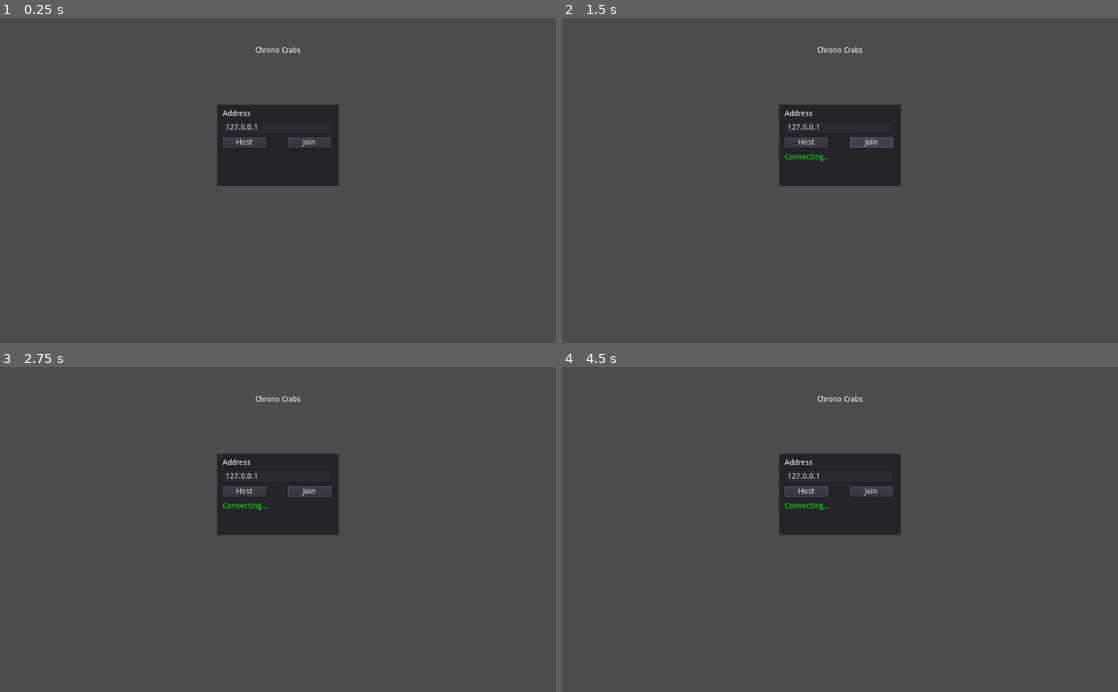
Above: before the commit, frames 1-4 (two rows, left to right).
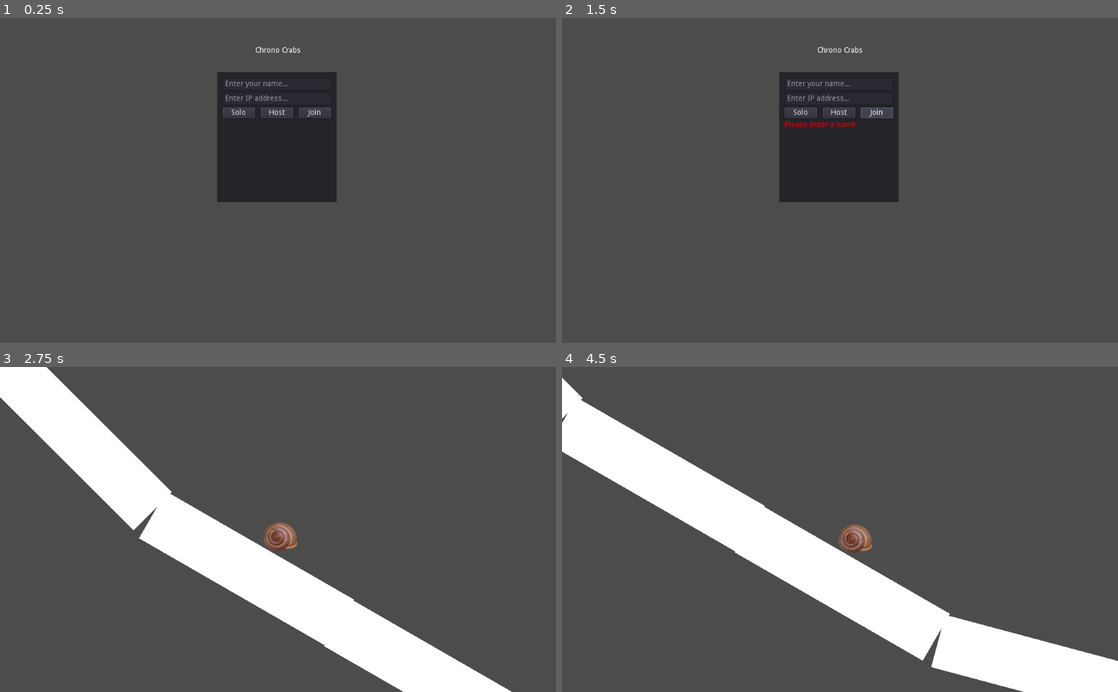
Above: after the commit, the same moments.

Repository: textrivers/chrono-crabs
Game: Godot game, scene res://Scenes/Lobby.tscn
Same seed, same stepped clock (60 frames per second), same inputs: the game is played once before the commit and once after it.
Inputs (mouse positions are in pixels of both pictures, inside the frame that each line leads up to):
- Up to frame 1 (0.25 s): no input
- Up to frame 2 (1.5 s): click "Host" at 0.5 s; click "Join" at 1.25 s
- Up to frame 3 (2.75 s): click (239, 461) at 2 s, where only the run after the commit has a clickable "Solo"
- Up to frame 4 (4.5 s): hold Right (ui_right) 2.78-4.28 s; hold Left (ui_left) from 4.28 s (still down)

The runs differ from the first frame. In frame 1, 4.0% of the frame differs, in the area x 39-61%, y 16-57%; in frame 2, 4.3%; in frame 3, 22%; in frame 4, 23%, in the area x 0-100%, y 3-100%.

Commit message:
networking additions -- still not working

Diff:
--- a/Scenes/Lobby.gd
+++ b/Scenes/Lobby.gd
@@ -4,9 +4,12 @@
 
 var game_on = false
 
+var player_info = { }
+var my_name = "name string"
+
 func _ready():
-	# connect all the callbacks related to networking
 
+# connect all the callbacks related to networking
 # warning-ignore:return_value_discarded
 	get_tree().connect("network_peer_connected", self, "_player_connected")
 # warning-ignore:return_value_discarded
@@ -21,15 +24,16 @@
 ### Network callback functions ###
 
 func _player_connected(_id):
-	## someone connected, start the game!
-	var game_world = load("res://Scenes/World.tscn").instance()
-	game_world.connect("game_finished", self, "_end_game", [], CONNECT_DEFERRED) ## deferred so it can be safely erased...?
+	print("somebody connected")
 
-	##start game
-	get_tree().get_root().add_child(game_world)
-	## hide lobby
-	hide()
-	game_on = true
+	## change solo button text to PLAY
+	## $Panel/Solo_Button.set_text("PLAY")
+
+	## clients and server sync player_info
+	rpc_id(_id, "register_player", my_name)
+
+	## add "[name] connected" below status line
+	get_node("Panel/Player" + str(_id) + "_Connected").set_text(str(player_info[_id] + " connected"))
 
 func _player_disconnected(_id):
 	if get_tree().is_network_server():
@@ -38,8 +42,7 @@
 		_end_game("Server disconnected")
 
 func _connected_ok(): ## client only, not server
-	## not used for some reason?
-	pass
+	print("_connected_ok() called")
 
 func _connected_fail(): ## client only, not server
 	_set_status("Couldn't connect", false)
@@ -54,7 +57,7 @@
 ### Game Creation functions ###
 
 func _end_game(with_error=""):
-	print("I ended the game")
+
 	if has_node("/root/World"):
 		## erase world, start over
 		get_node("/root/World").free() ## immediate
@@ -62,21 +65,37 @@
 		game_on = false
 
 	get_tree().set_network_peer(null) ## remove peer
-	get_node("Panel/Join_Button").set_disabled(false)
-	get_node("Panel/Host_Button").set_disabled(false)
-	get_node("Panel/Status_1_Player").hide()
+	$Panel/Join_Button.set_disabled(false)
+	$Panel/Host_Button.set_disabled(false)
+	$Panel/Solo_Button.set_disabled(false)
 	_set_status(with_error, false)
 
 func _set_status(text, isok):
 	## simple way to show status
 	if isok:
-		get_node("Panel/Status_OK").set_text(text)
-		get_node("Panel/Status_Fail").set_text("")
+		$Panel/Status_OK.set_text(text)
+		$Panel/Status_Fail.set_text("")
 	else:
-		get_node("Panel/Status_OK").set_text("")
-		get_node("Panel/Status_Fail").set_text(text)
+		$Panel/Status_OK.set_text("")
+		$Panel/Status_Fail.set_text(text)
+
+remotesync func register_player(name):
+	print(name + " registered")
+	var id = get_tree().get_rpc_sender_id()
+	player_info[id] = name
 
 func _on_Host_Button_pressed():
+	my_name = $Panel/Name.get_text()
+	if my_name == "":
+		_set_status("Please enter a name", false)
+		return
+
+	var ip = get_node("Panel/Address").get_text()
+	if not ip.is_valid_ip_address():
+		_set_status("IP address is invalid", false)
+		return
+
+	## $Panel/Solo_Button.set_text("PLAY")
 	var host = NetworkedMultiplayerENet.new()
 	host.set_compression_mode(NetworkedMultiplayerENet.COMPRESS_RANGE_CODER)
 	var err = host.create_server(DEFAULT_PORT, 3)
@@ -86,29 +105,48 @@
 		return
 
 	get_tree().set_network_peer(host)
-	get_node("Panel/Join_Button").set_disabled(true)
-	get_node("Panel/Host_Button").set_disabled(true)
-	get_node("Panel/Status_1_Player").show()
-	_set_status("Waiting for player...", true)
+	$Panel/Join_Button.set_disabled(true)
+	$Panel/Host_Button.set_disabled(true)
+	_set_status("Waiting for players...", true)
+
+	get_node("Panel/Player1_Connected").set_text(my_name + " connected")
+
+	player_info[1] = my_name
 
 func _on_Join_Button_pressed():
+	my_name = $Panel/Name.get_text()
+	if my_name == "":
+		_set_status("Please enter a name", false)
+		return
+
+	## $Panel/Solo_Button.set_disabled(true)
 	var ip = get_node("Panel/Address").get_text()
 	if not ip.is_valid_ip_address():
 		_set_status("IP address is invalid", false)
 		return
 
-	var joiner = NetworkedMultiplayerENet.new()
-	joiner.set_compression_mode(NetworkedMultiplayerENet.COMPRESS_RANGE_CODER)
-	joiner.create_client(ip, DEFAULT_PORT)
-	get_tree().set_network_peer(joiner)
+	var host = NetworkedMultiplayerENet.new()
+	host.set_compression_mode(NetworkedMultiplayerENet.COMPRESS_RANGE_CODER)
+	host.create_client(ip, DEFAULT_PORT)
+	get_tree().set_network_peer(host)
 
 	_set_status("Connecting...", true)
+
+func _on_Solo_Button_pressed():
+	## load game
+	var game_world = load("res://Scenes/World.tscn").instance()
+	game_world.connect("game_finished", self, "_end_game", [], CONNECT_DEFERRED) ## deferred so it can be safely erased...?
+
+	##start game
+	get_tree().get_root().add_child(game_world)
+
+	## hide lobby
+	hide()
+
+	game_on = true
 
 # warning-ignore:unused_argument
 func _process(delta):
 	if Input.is_action_just_pressed("ui_cancel"):
 		if game_on == false:
 			get_tree().quit()
-
-func _on_Status_1_Player_pressed():
-	_player_connected(1)
--- a/Scenes/Lobby.tscn
+++ b/Scenes/Lobby.tscn
@@ -22,13 +22,23 @@
 
 [node name="Panel" type="Panel" parent="."]
 margin_left = 400.0
-margin_top = 160.0
-margin_right = 624.0
-margin_bottom = 310.0
+margin_top = 100.0
+margin_right = 620.0
+margin_bottom = 340.0
 size_flags_horizontal = 4
 size_flags_vertical = 4
 
+[node name="Name" type="LineEdit" parent="Panel"]
+margin_left = 10.0
+margin_top = 10.0
+margin_right = 210.0
+margin_bottom = 34.0
+size_flags_horizontal = 4
+size_flags_vertical = 4
+placeholder_text = "Enter your name..."
+
 [node name="Address_Label" type="Label" parent="Panel"]
+visible = false
 margin_left = 10.0
 margin_top = 10.0
 margin_right = 62.0
@@ -39,25 +49,32 @@
 
 [node name="Address" type="LineEdit" parent="Panel"]
 margin_left = 10.0
-margin_top = 30.0
+margin_top = 37.0
 margin_right = 210.0
 margin_bottom = 54.0
 size_flags_horizontal = 4
 size_flags_vertical = 4
-text = "127.0.0.1"
+placeholder_text = "Enter IP address..."
+
+[node name="Solo_Button" type="Button" parent="Panel"]
+margin_left = 10.0
+margin_top = 65.0
+margin_right = 70.0
+margin_bottom = 85.0
+text = "Solo"
 
 [node name="Host_Button" type="Button" parent="Panel"]
-margin_left = 10.0
-margin_top = 60.0
-margin_right = 90.0
+margin_left = 80.0
+margin_top = 65.0
+margin_right = 140.0
 margin_bottom = 80.0
 size_flags_horizontal = 4
 size_flags_vertical = 4
 text = "Host"
 
 [node name="Join_Button" type="Button" parent="Panel"]
-margin_left = 130.0
-margin_top = 60.0
+margin_left = 150.0
+margin_top = 65.0
 margin_right = 210.0
 margin_bottom = 80.0
 size_flags_horizontal = 4
@@ -82,13 +99,41 @@
 size_flags_vertical = 1
 custom_colors/font_color = Color( 1, 0, 0, 1 )
 
-[node name="Status_1_Player" type="Button" parent="Panel"]
-visible = false
+[node name="Player1_Connected" type="Label" parent="Panel"]
 margin_left = 10.0
 margin_top = 120.0
 margin_right = 210.0
 margin_bottom = 140.0
-text = "Click for single player"
+size_flags_horizontal = 4
+size_flags_vertical = 1
+custom_colors/font_color = Color( 0.666667, 0.470588, 0.941176, 1 )
+
+[node name="Player2_Connected" type="Label" parent="Panel"]
+margin_left = 10.0
+margin_top = 150.0
+margin_right = 210.0
+margin_bottom = 170.0
+size_flags_horizontal = 4
+size_flags_vertical = 1
+custom_colors/font_color = Color( 0.666667, 0.470588, 0.941176, 1 )
+
+[node name="Player3_Connected" type="Label" parent="Panel"]
+margin_left = 10.0
+margin_top = 180.0
+margin_right = 210.0
+margin_bottom = 200.0
+size_flags_horizontal = 4
+size_flags_vertical = 1
+custom_colors/font_color = Color( 0.666667, 0.470588, 0.941176, 1 )
+
+[node name="Player4_Connected" type="Label" parent="Panel"]
+margin_left = 10.0
+margin_top = 210.0
+margin_right = 210.0
+margin_bottom = 230.0
+size_flags_horizontal = 4
+size_flags_vertical = 1
+custom_colors/font_color = Color( 0.666667, 0.470588, 0.941176, 1 )
+[connection signal="pressed" from="Panel/Solo_Button" to="." method="_on_Solo_Button_pressed"]
 [connection signal="pressed" from="Panel/Host_Button" to="." method="_on_Host_Button_pressed"]
 [connection signal="pressed" from="Panel/Join_Button" to="." method="_on_Join_Button_pressed"]
-[connection signal="pressed" from="Panel/Status_1_Player" to="." method="_on_Status_1_Player_pressed"]
--- a/Scenes/World.gd
+++ b/Scenes/World.gd
@@ -8,7 +8,7 @@
 
 
 func input_handling():
-	if Input.is_action_pressed("ui_cancel"):
+	if Input.is_action_just_pressed("ui_cancel"):
 		print("Escape pressed.")
 		emit_signal("game_finished")
 
--- a/project.godot
+++ b/project.godot
@@ -18,6 +18,10 @@
 config/name="Chrono Crabs"
 run/main_scene="res://Scenes/Lobby.tscn"
 config/icon="res://icon.png"
+
+[autoload]
+
+Lobby="*res://Scenes/Lobby.gd"
 
 [input]
 
